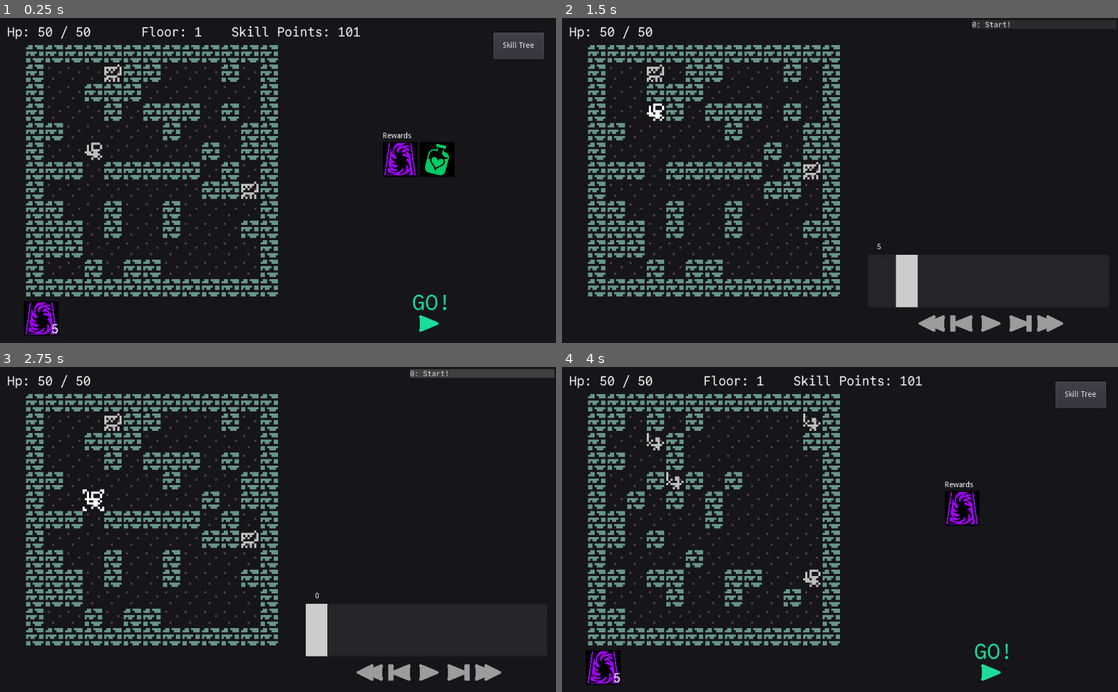
Above: before the commit, frames 1-4 (two rows, left to right).
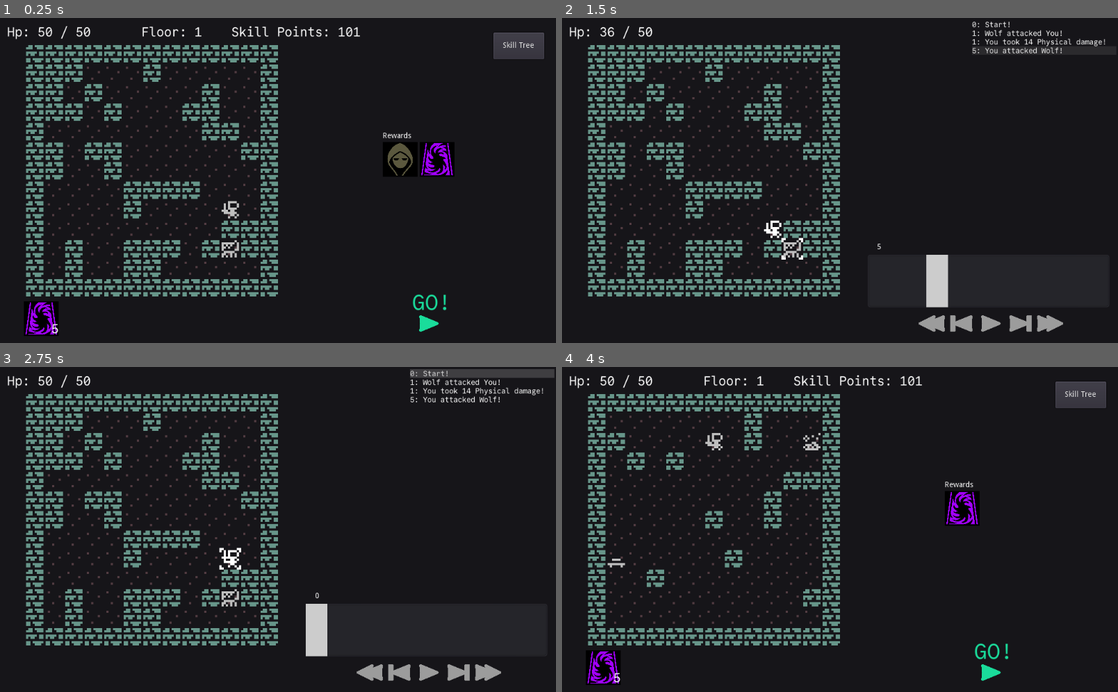
Above: after the commit, the same moments.

Repository: redxaxder/7DRL2024
Game: Godot game, scene res://main.tscn
Same seed, same stepped clock (60 frames per second), same inputs: the game is played once before the commit and once after it.
Inputs (mouse positions are in pixels of both pictures, inside the frame that each line leads up to):
- Up to frame 1 (0.25 s): no input
- Up to frame 2 (1.5 s): click (990, 317) at 0.5 s; tap Enter (return) at 1.25 s; move the mouse to (840, 180) at 1.27 s; hold D (right) from 1.28 s (still down); hold Enter (return) from 1.28 s (still down); click (840, 180) at 1.42 s
- Up to frame 3 (2.75 s): release D (right) at 2 s; release Enter (return) at 2 s; click (483, 373) at 2.02 s
- Up to frame 4 (4 s): tap Space (toggle) at 2.75 s; move the mouse to (728, 545) at 2.77 s; hold S (down) 2.78-3.5 s; tap Enter (return) at 2.85 s; click "RESTART" at 3.5 s

The runs differ from the first frame. In frame 1, 6.7% of the frame differs, in the area x 8-82%, y 14-80%; in frame 2, 7.8%, in the area x 6-98%, y 2-90%; in frame 3, 6.5%; in frame 4, 4.1%.

Commit message:
random ability skills

Diff:
--- a/data/skills/Skill.gd
+++ b/data/skills/Skill.gd
@@ -94,7 +94,7 @@
 	eff.element = rng.randi() % Elements.Kind.MAX
 	var power: float = (rng.randf() + rng.randf() + rng.randf())
 	match eff.targets:
-		SkillsCore.Target.Player:
+		SkillsCore.Target.Self:
 			eff.effect_type = SkillsCore.EffectType.StatBuff
 		SkillsCore.Target.Enemies:
 			eff.effect_type = SkillsCore.EffectType.Damage if rng.randf() < 0.7 \
--- a/data/skills/SkillName.gd
+++ b/data/skills/SkillName.gd
@@ -374,7 +374,7 @@
 	element_adjectives.shuffle()
 	var has_trailer: bool = randf() < 0.2
 	for i in num_adjectives:
-		if i==0 && element_adjectives.size() > 0:
+		if i==0 and element_adjectives.size() > 0 and (randf() <0.3) :
 			name += element_adjectives.pop_front() + " "
 		else:
 			name += available_adjectives.pop_front() + " "
--- a/data/skills/SkillTree.gd
+++ b/data/skills/SkillTree.gd
@@ -39,6 +39,15 @@
 
 func unlock(skill: Skill):
 	unlocks[skill] = true
+
+static func random_ability_skill(rng_seed: int) -> Skill:
+	var skill = Skill.new()
+	skill.kind = Skill.Kind.Ability
+	skill.ability = Skill.random_ability(rng_seed)
+	var name = SkillName.generate_name(skill.ability.effect.element)
+	skill.ability.name = name
+	skill.name = name
+	return skill
 
 static func random_bonus_skill(skill_name: String, rng_seed: int) -> Skill:
 	var skill = Skill.new()
--- a/playback/ViewHistory.gd
+++ b/playback/ViewHistory.gd
@@ -93,7 +93,10 @@
 		EncounterEventKind.Kind.Move:
 			return "{time}: {an} moved -> {loc}".format(evt.dict())
 		EncounterEventKind.Kind.AbilityActivation:
-			return "{time}: {an} activated ability {m}".format(evt.dict())
+			if evt.ability.activation.trigger == SkillsCore.Trigger.Action:
+				return "{time}: {an} activated ability {m}".format(evt.dict())
+			else:
+				return "{time}: {an} reacted with {m}".format(evt.dict())
 		EncounterEventKind.Kind.Damage:
 			if evt.is_crit:
 				return "{time}: Critical hit! {tn} took {d} {el}damage!!!".format(evt.dict())
